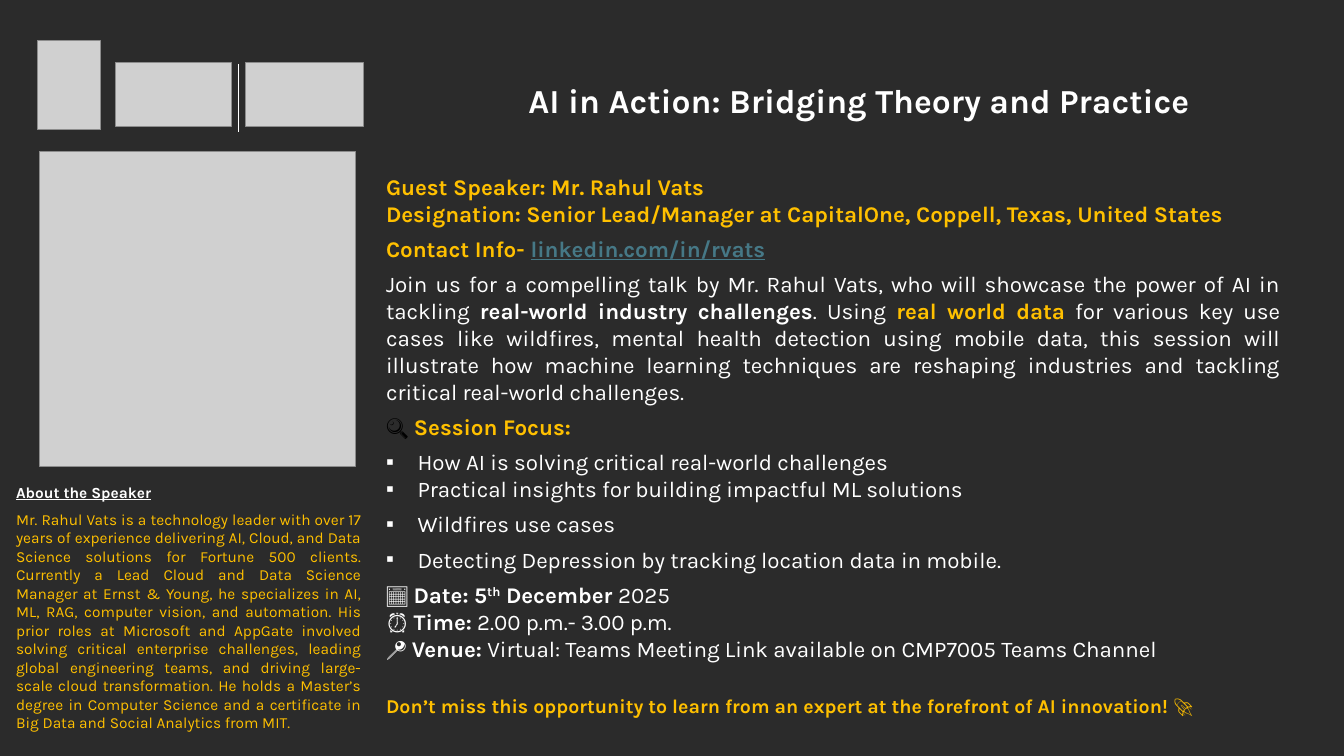
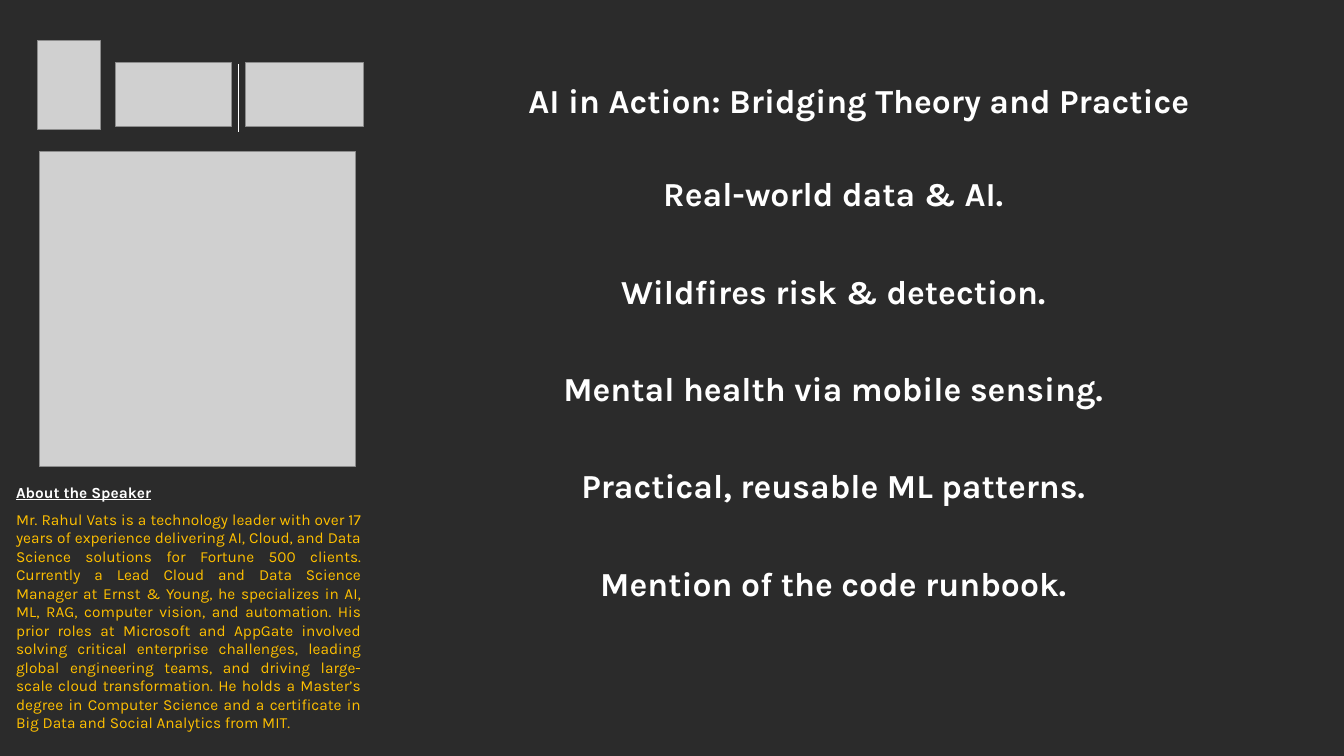
Before and after one commit to rvats/CardiffMetropolitanUniversity_Talk_By_RahulVats, a slide deck: slide 5 of AITalk_at_Cardiff_By_RahulVats.pptx (slide 4 before the commit). Drawn at 1344x756 pixels with LibreOffice and Linux fonts; fonts in the diff are those of the drawing; grey boxes stand for pictures; background and template pictures are left out; a plain dark background stands for a picture behind light text. Boxes give left, top, right and bottom in pixels: in the first picture for what was removed or moved away, otherwise in the second. Text is boxed around its words. In the diff, an @@ line names an element or a change of style, - is before the commit and + after.

```diff
--- a/AITalk_at_Cardiff_By_RahulVats.pptx
+++ b/AITalk_at_Cardiff_By_RahulVats.pptx
@@ text at (563, 183, 1103, 597): text changed; size 16 to 24 pt; bold on @@
-Guest Speaker: Mr. Rahul Vats
-Designation: Senior Lead/Manager at CapitalOne, Coppell, Texas, United States
-Contact Info- linkedin.com/in/rvats
-Join us for a compelling talk by Mr. Rahul Vats, who will showcase the power of AI in tackling real-world industry challenges. Using real world data for various key use cases like wildfires, mental health detection using mobile data, this session will illustrate how machine learning techniques are reshaping industries and tackling critical real-world challenges.
-🔍 Session Focus:
-▪ How AI is solving critical real-world challenges
-▪ Practical insights for building impactful ML solutions
-▪ Wildfires use cases
-▪ Detecting Depression by tracking location data in mobile.
-📅 Date: 5th December 2025
-⏰ Time: 2.00 p.m.- 3.00 p.m.
-📍 Venue: Virtual: Teams Meeting Link available on CMP7005 Teams Channel
-Don’t miss this opportunity to learn from an expert at the forefront of AI innovation! 🚀
+Real-world data & AI.
+Wildfires risk & detection.
+Mental health via mobile sensing.
+Practical, reusable ML patterns.
+Mention of the code runbook.
```
Also in this commit, not shown: 8 other slides changed, 1 slide added, 9 other files.
